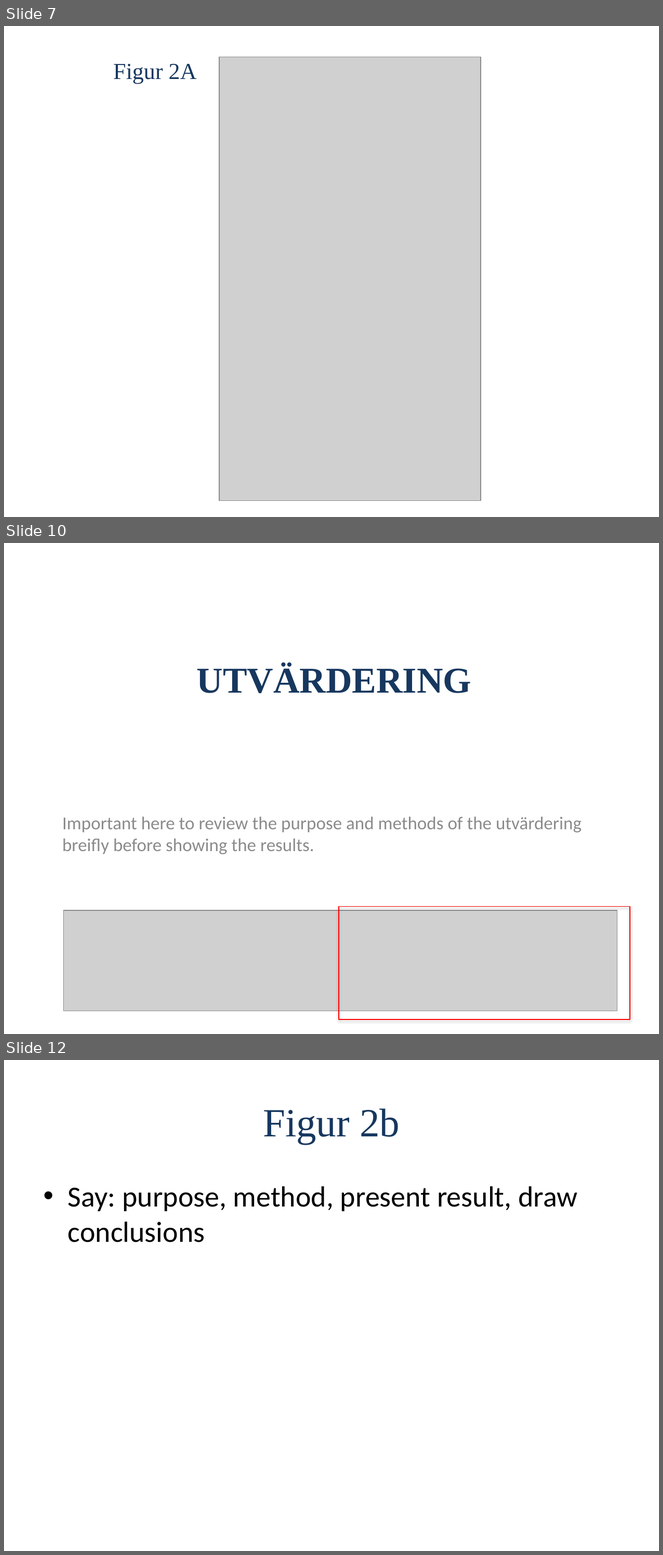
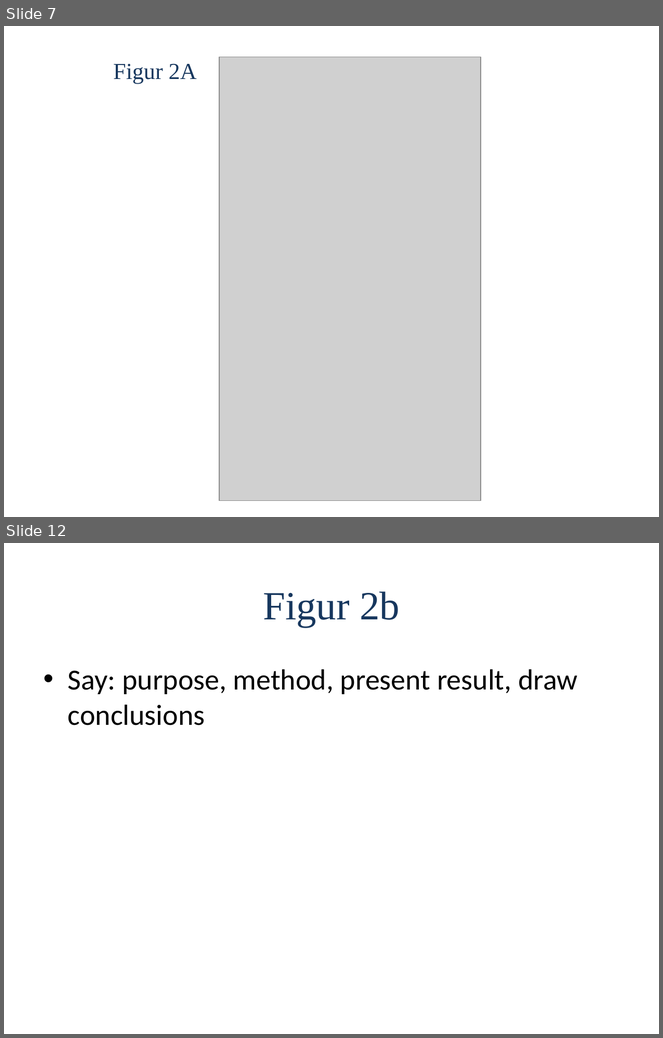
Before and after one commit to OliviaImner/thesis_document, a slide deck: Thesis/Presentation.pptx. Shown one above the other, each under a label of ours: slides 7, 10 and 12 before the commit, slides 7 and 12 after it; the slides between them are not shown. The pictures are 663x1555 and 663x1038 pixels, drawn with LibreOffice and Linux fonts; fonts in the diff are those of the drawing; grey boxes stand for pictures. Boxes give left, top, right and bottom in pixels: in the first picture for what was removed or moved away, otherwise in the second. Text is boxed around its words. In the diff, an @@ line names an element or a change of style, - is before the commit and + after.

```diff
--- a/Thesis/Presentation.pptx
+++ b/Thesis/Presentation.pptx
@@ slide 10 removed at <box>4,543,659,1034</box>, background #FFFFFF @@
@@ title removed at <box>197,664,471,693</box> @@
-UTVÄRDERING
@@ text removed at <box>62,817,582,854</box> @@
-Important here to review the purpose and methods of the utvärdering breifly before showing the results.
@@ picture removed at <box>64,911,618,1012</box> @@
@@ rectangle removed at <box>339,906,630,1019</box> @@
```
Also in this commit, not shown: 6 slides changed, 5 slides added, 4 other slides removed.
